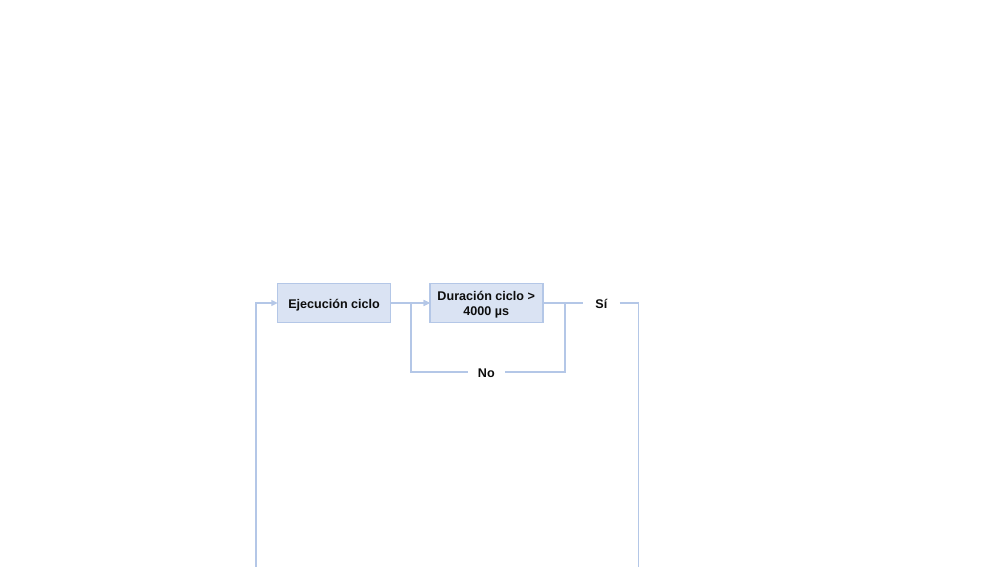
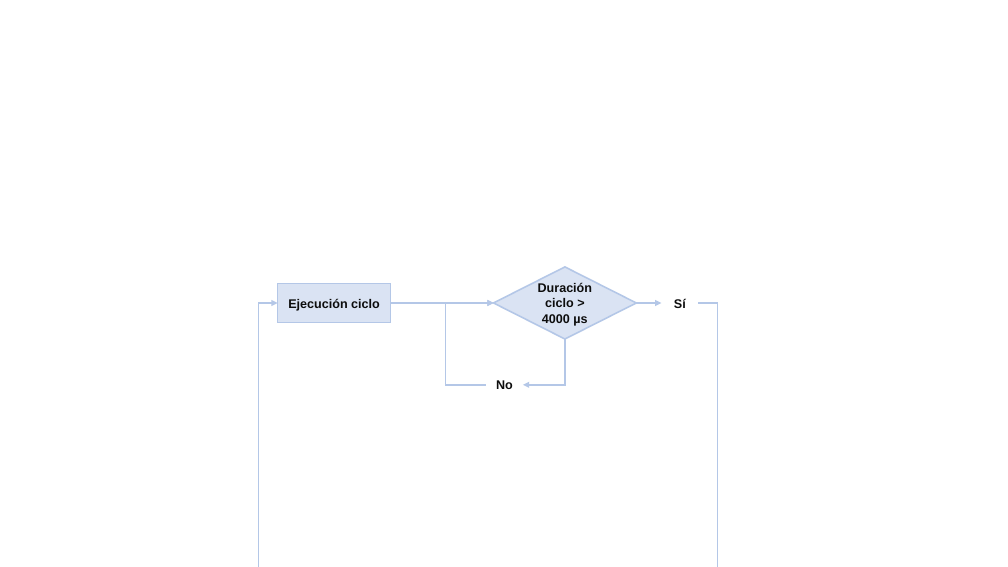
Before and after one commit to leonprietobailo/DroneSTM32F405, a slide deck: slide 9 of doc/schemes.pptx. Drawn at 1008x567 pixels with LibreOffice and Linux fonts; fonts in the diff are those of the drawing. Boxes give left, top, right and bottom in pixels: in the first picture for what was removed or moved away, otherwise in the second. Text is boxed around its words. In the diff, an @@ line names an element or a change of style, - is before the commit and + after.

```diff
--- a/doc/schemes.pptx
+++ b/doc/schemes.pptx
@@ diamond "Duración ciclo > 4000 µs": place and size @@
-diamond "Duración ciclo > 4000 µs" at (430, 284, 543, 323)
+diamond "Duración ciclo > 4000 µs" at (494, 267, 637, 339)
@@ diamond "Duración ciclo > 4000 µs" at (494, 267, 637, 339): rectangle to diamond @@
@@ text "Sí": place and size @@
-text "Sí" at (595, 299, 607, 308)
+text "Sí" at (674, 298, 686, 308)
@@ elbow arrow moved from (620, 303) - (278, 303) to (699, 303) - (278, 303) @@
@@ arrow moved from (391, 303) - (430, 303) to (391, 303) - (494, 303) @@
@@ elbow arrow moved from (468, 372) - (430, 303) to (486, 385) - (494, 303) @@
@@ line moved from (543, 303) - (583, 303) to (637, 303) - (662, 303) @@
@@ line (637, 303) - (662, 303): line to arrow @@
@@ elbow line moved from (543, 303) - (505, 372) to (565, 339) - (523, 385) @@
@@ elbow line (565, 339) - (523, 385): elbow line to elbow arrow @@
@@ text "No": place and size @@
-text "No" at (478, 368, 495, 377)
+text "No" at (496, 380, 513, 389)
```
Also in this commit, not shown: 6 other slides changed, 4 other files.
